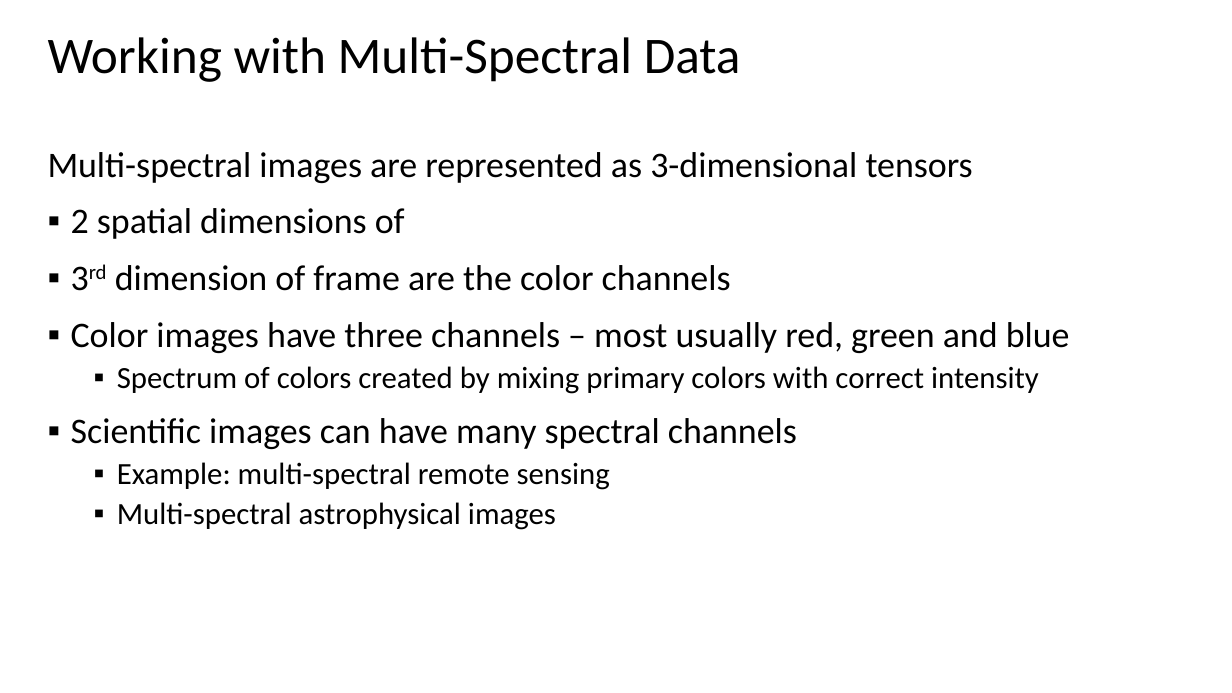
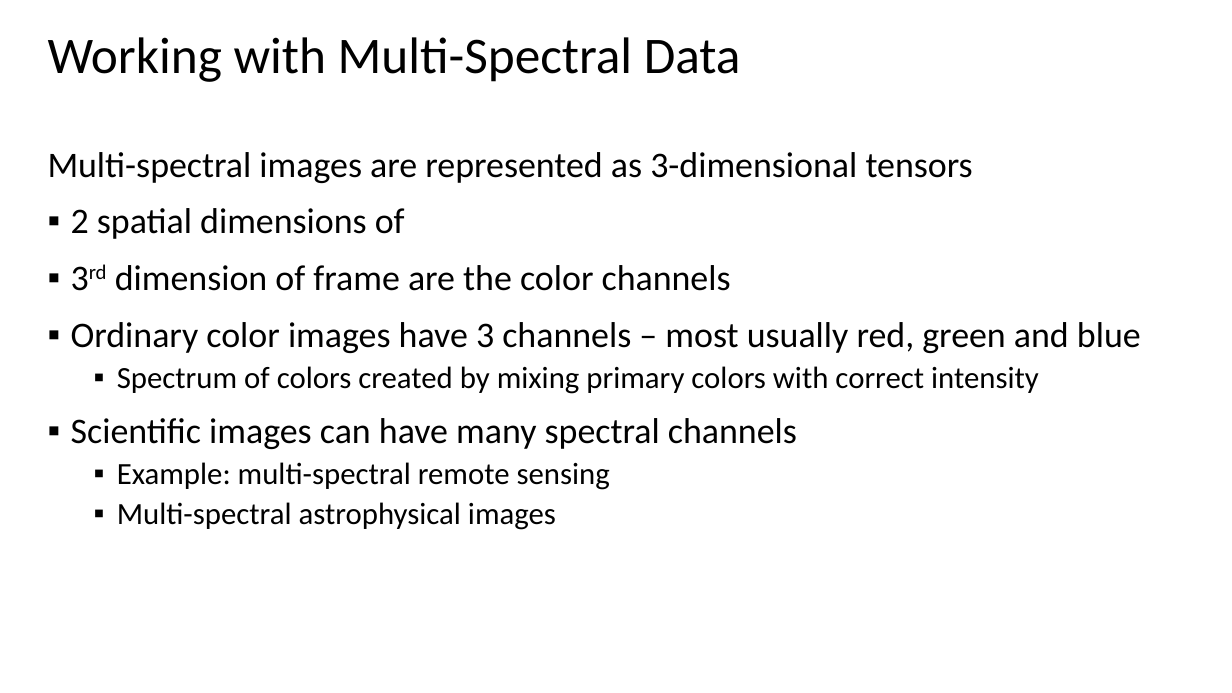
Before and after one commit to StephenElston/CSCI-E25, a slide deck: slide 25 of Slides/1_Introduction.pptx. Drawn at 1232x693 pixels with LibreOffice and Linux fonts; fonts in the diff are those of the drawing. Boxes give left, top, right and bottom in pixels: in the first picture for what was removed or moved away, otherwise in the second. Text is boxed around its words. In the diff, an @@ line names an element or a change of style, - is before the commit and + after.

Commit message:
Corrected typos noticed in lecture

```diff
--- a/Slides/1_Introduction.pptx
+++ b/Slides/1_Introduction.pptx
@@ text at box(71, 322, 1141, 353): text changed @@
-▪ Color images have three channels – most usually red, green and blue
+▪ Ordinary color images have 3 channels – most usually red, green and blue
```
Also in this commit, not shown: 8 other slides changed.
